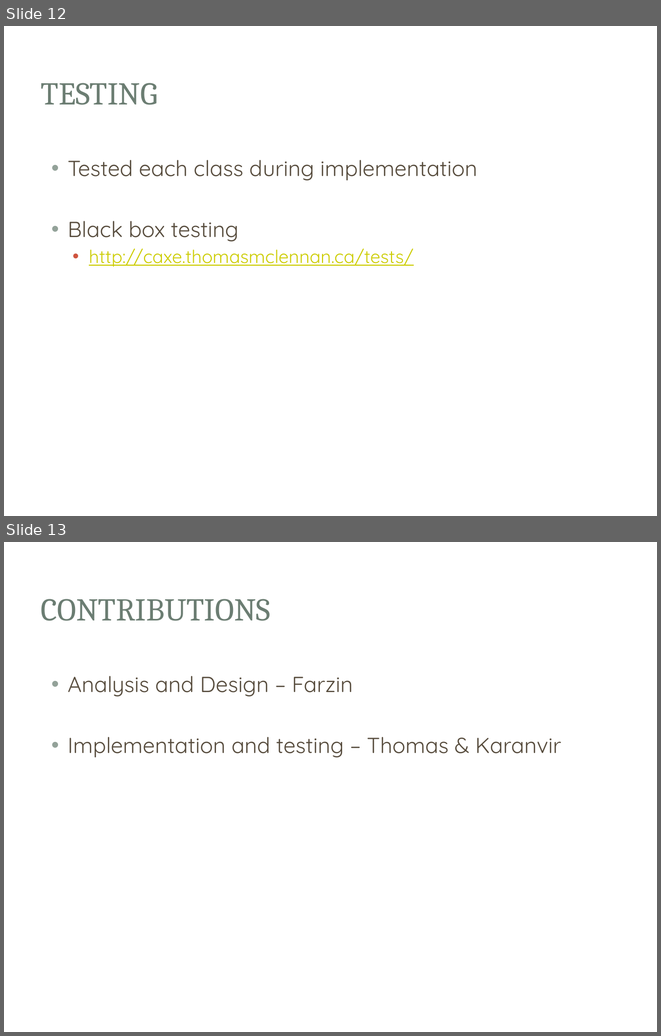
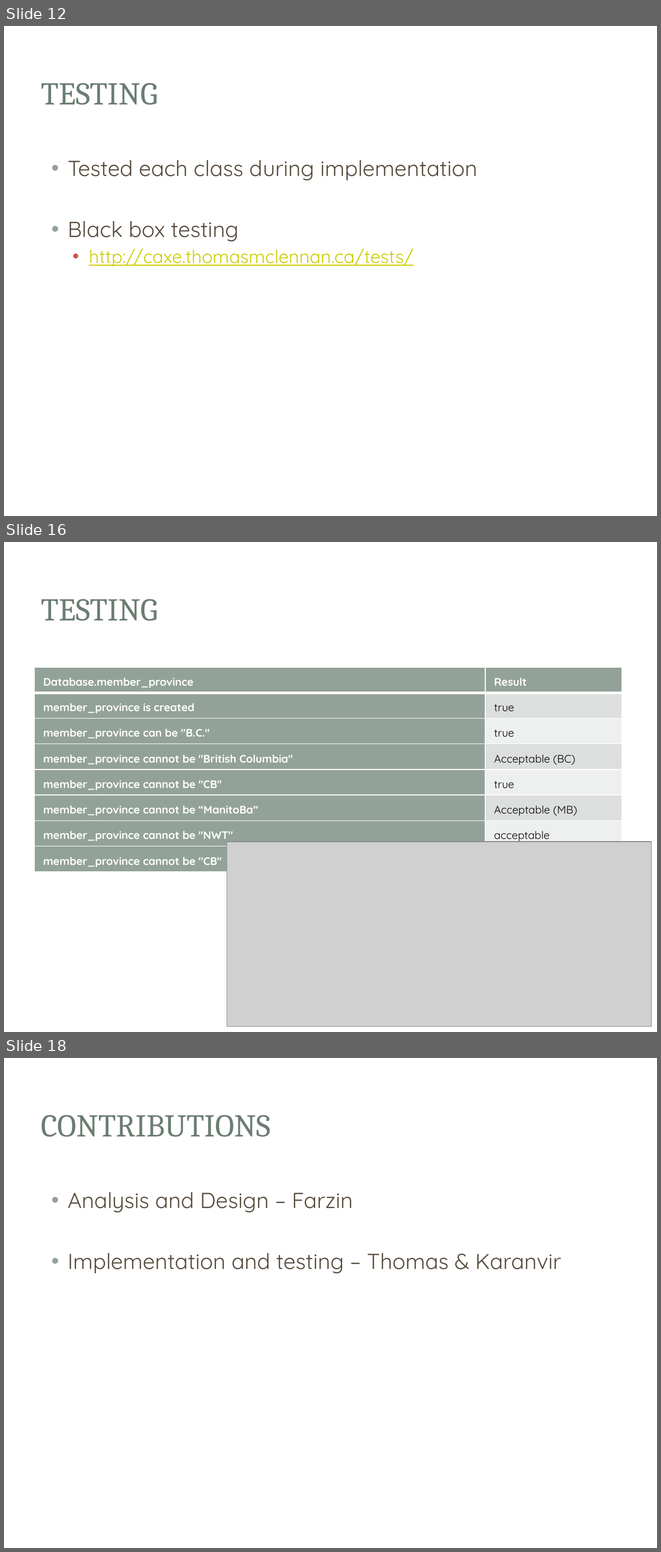
Before and after one commit to Exac/COMP370, a slide deck: presentation/COMP370_Project.pptx. Shown one above the other, each under a label of ours: slides 12 and 13 before the commit, slides 12, 16 and 18 after it; the slides between them are not shown. The pictures are 661x1036 and 661x1552 pixels, drawn with LibreOffice and Linux fonts; fonts in the diff are those of the drawing; grey boxes stand for pictures; background and template pictures are left out. Boxes give left, top, right and bottom in pixels: in the first picture for what was removed or moved away, otherwise in the second. Text is boxed around its words. In the diff, an @@ line names an element or a change of style, - is before the commit and + after.

```diff
--- a/presentation/COMP370_Project.pptx
+++ b/presentation/COMP370_Project.pptx
@@ slide 16 added at (x1=4, y1=542, x2=657, y2=1032), background picture (left out); not listed: 3 template elements that a slide beside it also shows @@
@@ title added at (x1=41, y1=599, x2=158, y2=621), 35 pt, text #6B7D72 @@
+TESTING
@@ table added at (x1=35, y1=668, x2=623, y2=869), 8 rows, 2 columns @@
+Database.member_province | Result
+member_province is created | true
+member_province can be "B.C." | true
+member_province cannot be "British Columbia" | Acceptable (BC)
+member_province cannot be "CB" | true
+member_province cannot be “ManitoBa” | Acceptable (MB)
+member_province cannot be "NWT" | acceptable
+member_province cannot be "CB" | acceptable
@@ picture added at (x1=227, y1=841, x2=651, y2=1026) @@
@@ what was slide 13 is now slide 18 @@
```
Also in this commit, not shown: 4 other slides added, 1 other file.
